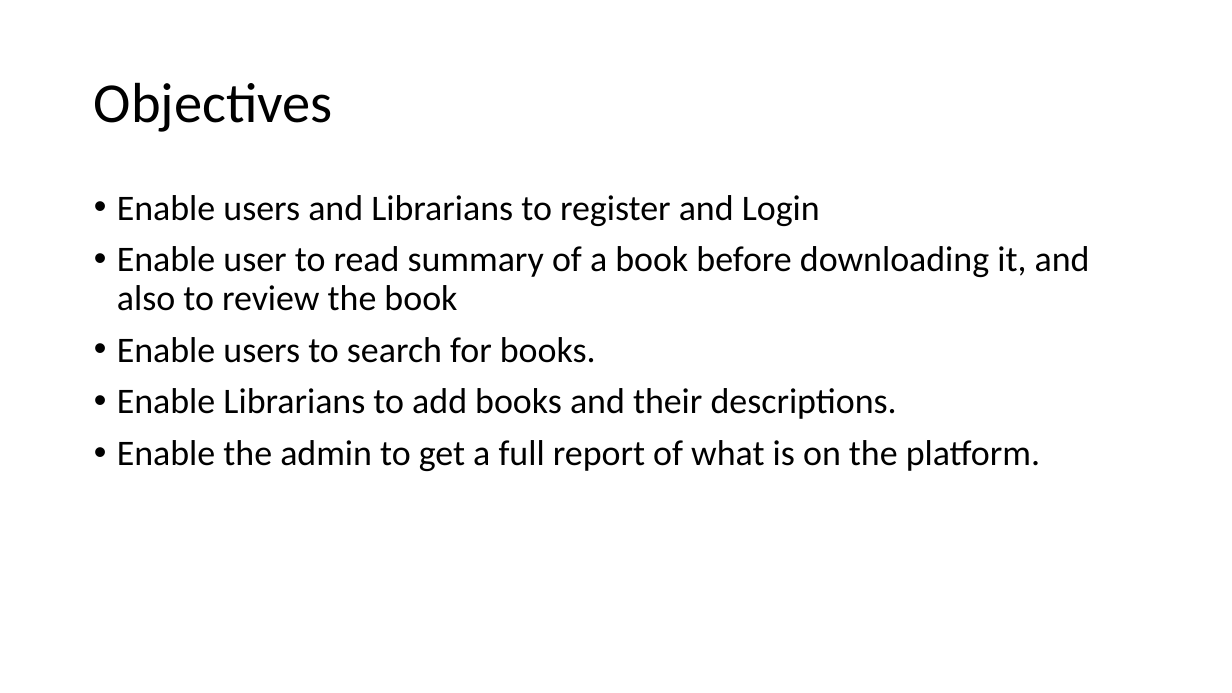
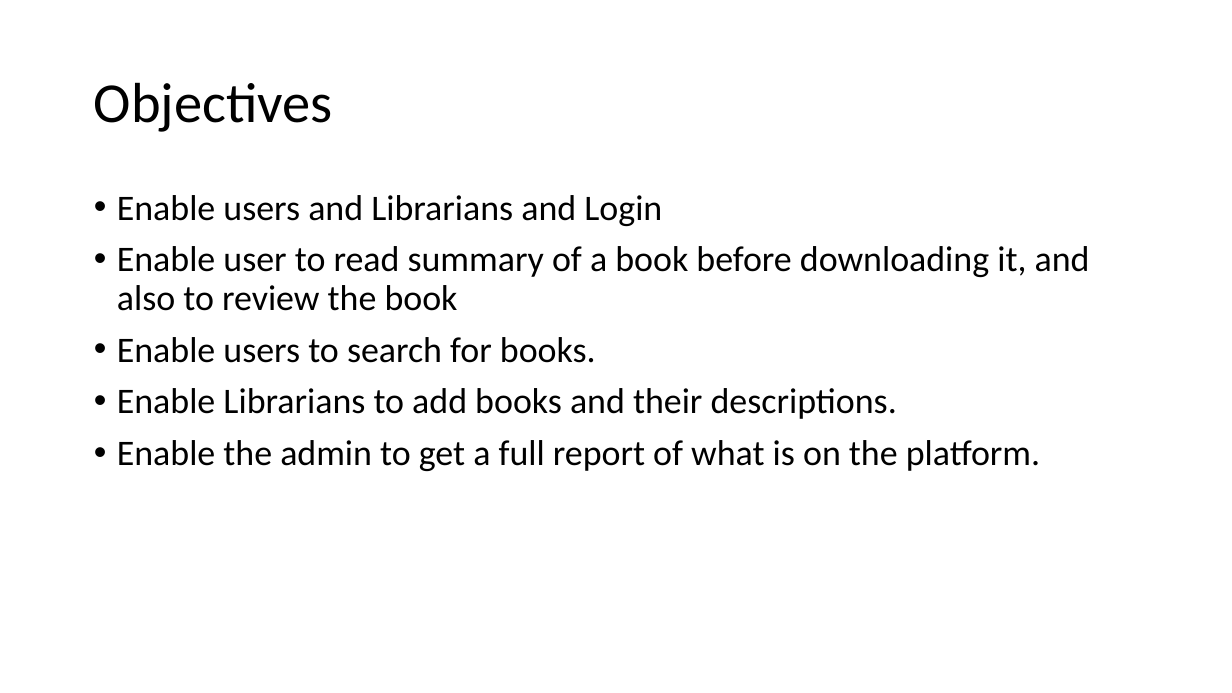
Before and after one commit to barakadanny/online-library, a slide deck: slide 3 of MilestoneI presentation format.pptx. Drawn at 1232x693 pixels with LibreOffice and Linux fonts; fonts in the diff are those of the drawing. Boxes give left, top, right and bottom in pixels: in the first picture for what was removed or moved away, otherwise in the second. Text is boxed around its words. In the diff, an @@ line names an element or a change of style, - is before the commit and + after.

Commit message:
working on the librarian side still on the process

```diff
--- a/MilestoneI presentation format.pptx
+++ b/MilestoneI presentation format.pptx
@@ text at (117,195,662,226): text changed @@
-• Enable users and Librarians to register and Login
+• Enable users and Librarians and Login
```
Also in this commit, not shown: 1 other slide changed, 40 other files.
